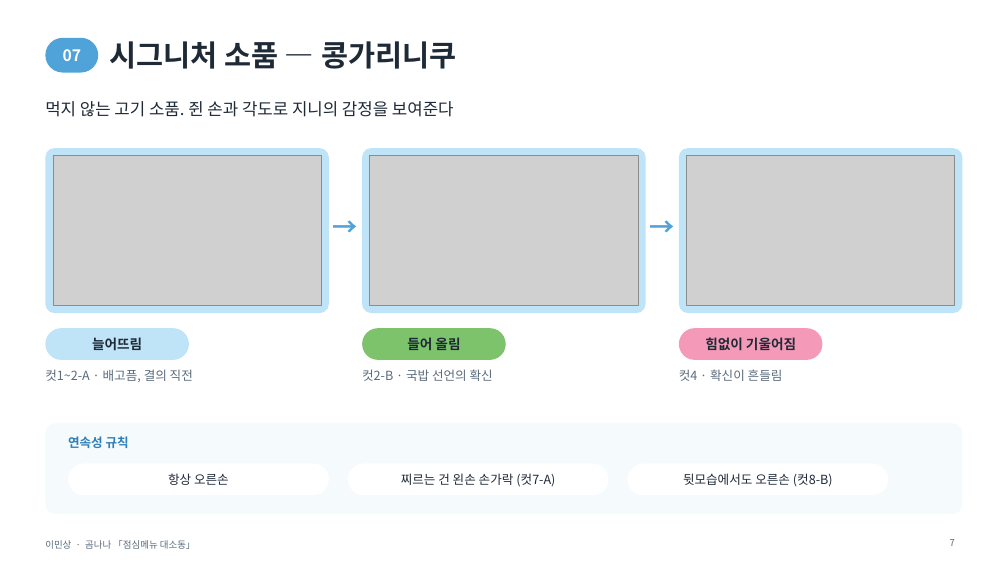
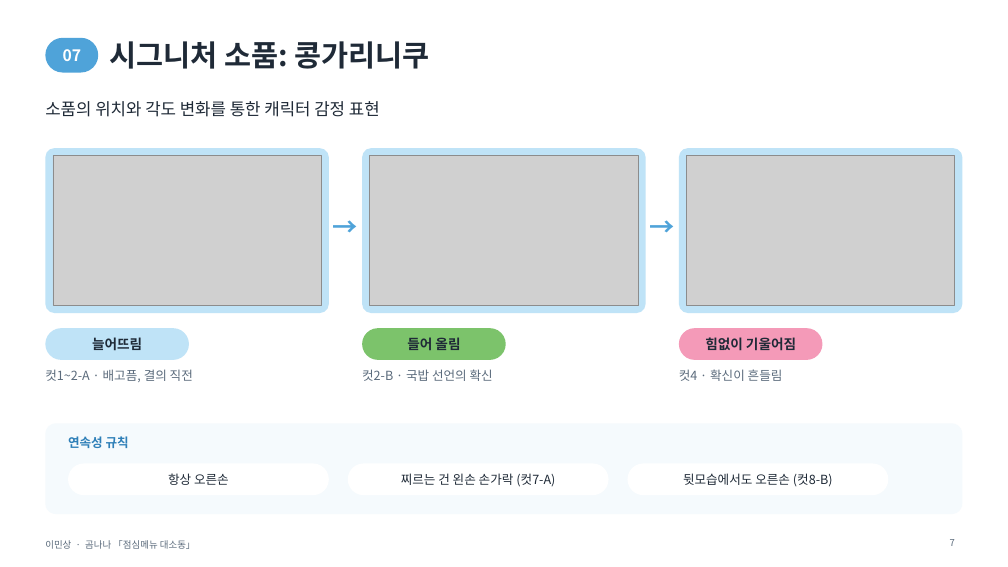
Before and after one commit to chikinx33/H-it, a slide deck: slide 7 of lms/이민상_포트폴리오.pptx. Drawn at 1008x567 pixels with LibreOffice and Linux fonts; fonts in the diff are those of the drawing; grey boxes stand for pictures. Boxes give left, top, right and bottom in pixels: in the first picture for what was removed or moved away, otherwise in the second. Text is boxed around its words. In the diff, an @@ line names an element or a change of style, - is before the commit and + after.

```diff
--- a/lms/이민상_포트폴리오.pptx
+++ b/lms/이민상_포트폴리오.pptx
@@ title at (110,41,430,69): text changed @@
-시그니처 소품 — 콩가리니쿠
+시그니처 소품: 콩가리니쿠
@@ text at (45,101,380,117): text changed @@
-먹지 않는 고기 소품. 쥔 손과 각도로 지니의 감정을 보여준다
+소품의 위치와 각도 변화를 통한 캐릭터 감정 표현
```
Also in this commit, not shown: 20 other slides changed, 7 other files.
